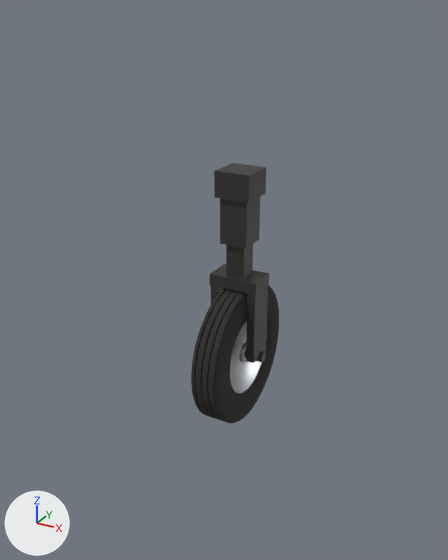
One commit to the glTF model models/wheel_light.glb: the scene before it, then after it.
The view is the same before and after, from a 50 mm camera at (0.523, -1.015, 0.538) aimed at (-0.033, -0.004, 0.032). Lighting does not change. The marker at lower left points along +X, +Y and +Z. The picture after the commit comes second. Where no turn or scale is listed for an object, it has been applied to the vertices. Vertices at exactly the same position are counted once.

The first picture shows 'Leg', 'Wheel'.
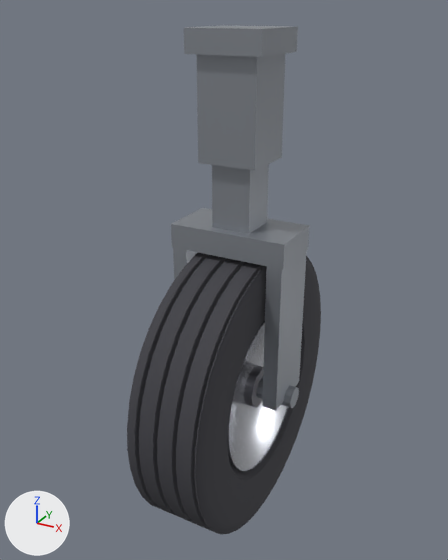
ob_wheel_light is not drawn itself; it is the parent of ob_leg.

Where the newer file only moved an object's origin or applied its transform, the numbers keep the older frame.

The change in detail:
Material 'strut' (mat_strut) changes colour from dark grey #42403f to grey #999ea6; in linear values from (0.055, 0.052, 0.05) to (0.319, 0.342, 0.38).
Material 'rubber' (mat_rubber) changes colour from black #2c2a28 to dark grey #3f3f45; in linear values from (0.025, 0.023, 0.021) to (0.05, 0.05, 0.06).
Material 'rim' (mat_rim) changes colour from grey #b3b6bd to white #dddfe7; in linear values from (0.448, 0.47, 0.507) to (0.72, 0.74, 0.8).
In material 'rim' (mat_rim), roughness goes from 0.33 to 0.22.
me_leg is used by ob_leg; parent ob_wheel_light; location (0.0, 0.0, 0.0).
me_leg had 68 vertices, 108 faces and spanned x -0.102..0.102, y -0.062..0.062, z -0.019..0.676.
me_leg now has 68 vertices, 108 faces and spans x -0.131..0.131, y -0.072..0.072, z -0.021..0.707.
me_leg part 1: the loose piece of 8 vertices spanning x -0.087..-0.057, y -0.052..0.052, z 0.0..0.265 is scaled about its middle by (1, 1.15, 1.15), then moved by (-0.029, 0.0, 0.02).
me_leg part 2: the loose piece of 8 vertices spanning x 0.057..0.087, y -0.052..0.052, z 0.0..0.265 is scaled about its middle by (1, 1.15, 1.15), then moved by (0.029, 0.0, 0.02).
me_leg part 3: the loose piece of 8 vertices spanning x -0.09..0.09, y -0.052..0.052, z 0.265..0.307 is scaled about the mesh origin by (1.32, 1.15, 1.15).
me_leg part 4: the loose piece of 20 vertices spanning x -0.102..0.102, y -0.02..0.02, z -0.019..0.019 is scaled about its middle by (1.29, 1.15, 1.15).
me_leg part 5: the loose piece of 8 vertices spanning x -0.034..0.034, y -0.034..0.034, z 0.276..0.447 is scaled about its middle by (1.15, 1.15, 1.04), then moved by (0.0, 0.0, 0.046).
me_leg part 6: the loose piece of 8 vertices spanning x -0.049..0.049, y -0.049..0.049, z 0.426..0.608 is scaled about its middle by (1.15, 1.15, 1.12), then moved by (0.0, 0.0, 0.064).
me_leg part 7: the loose piece of 8 vertices spanning x -0.062..0.062, y -0.062..0.062, z 0.588..0.676 is scaled about its middle by (1.15, 1.15, 0.468), then moved by (0.0, 0.0, 0.055).
me_wheel is used by ob_wheel; location (0.0, 0.0, -0.124).
me_wheel had 1544 vertices, 2764 faces and spanned x -0.029..0.029, y -0.149..0.149, z -0.149..0.149.
me_wheel now has 1544 vertices, 2764 faces and spans x -0.079..0.079, y -0.3..0.3, z -0.376..0.224.
me_wheel part 8: the whole mesh is scaled about its middle by (2.77, 2.02, 2.02), then moved by (0.0, 0.0, -0.076).
Object 'wheel_light' (ob_wheel_light) is rescaled from (0.573, 0.573, 0.573) to (1.0, 1.0, 1.0).
Object 'wheel_light' (ob_wheel_light) moves from (0.0, 0.0, -0.124) to (0.0, 0.0, -0.2).

What differs and where, as boxes (x1, y1, x2, y2) in the pictures (448 x 560 px; the box of a moved part takes in the faces that stretch with it):
'Wheel', recoloured, surface changed, moved, rescaled (119% wider, 104% taller): before (191, 285, 279, 423); after (127, 253, 321, 535)
'Leg', recoloured, reshaped, moved, rescaled (133% wider, 92% taller): before (210, 163, 269, 363); after (171, 26, 310, 411)
part 1 of me_leg, moved or reshaped (mostly hidden before): before (210, 285, 223, 304); after (173, 247, 198, 280)
part 2 of me_leg, moved or reshaped: before (246, 286, 268, 363); after (262, 250, 307, 411)
part 3 of me_leg, moved or reshaped: before (210, 264, 269, 295); after (171, 208, 310, 270)
part 4 of me_leg, moved or reshaped: before (245, 351, 266, 362); after (256, 378, 299, 408)
part 5 of me_leg, moved or reshaped: before (226, 244, 253, 279); after (212, 164, 269, 234)
part 6 of me_leg, moved or reshaped: before (220, 197, 260, 248); after (197, 54, 285, 170)
part 7 of me_leg, moved or reshaped: before (214, 163, 266, 203); after (184, 26, 298, 57)
